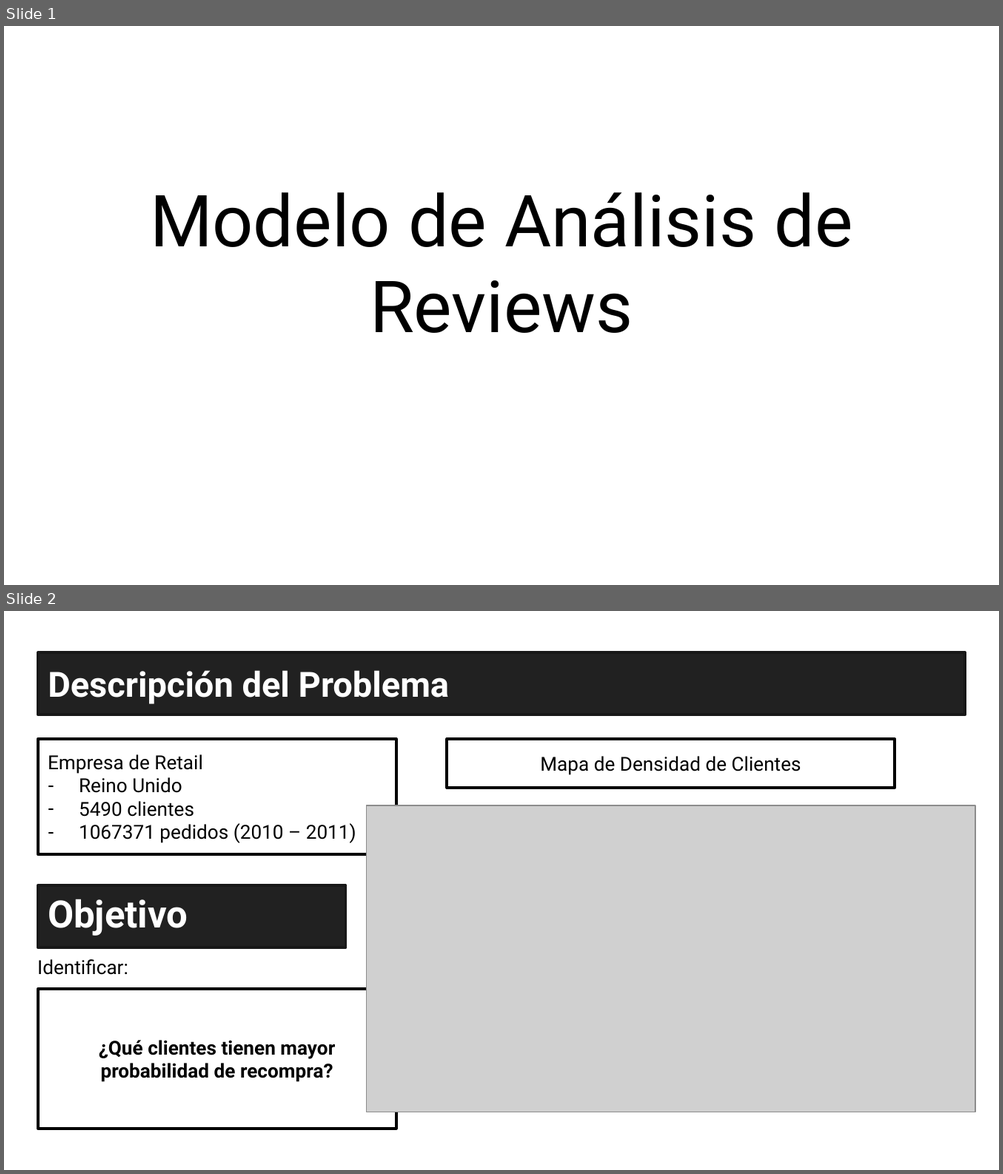
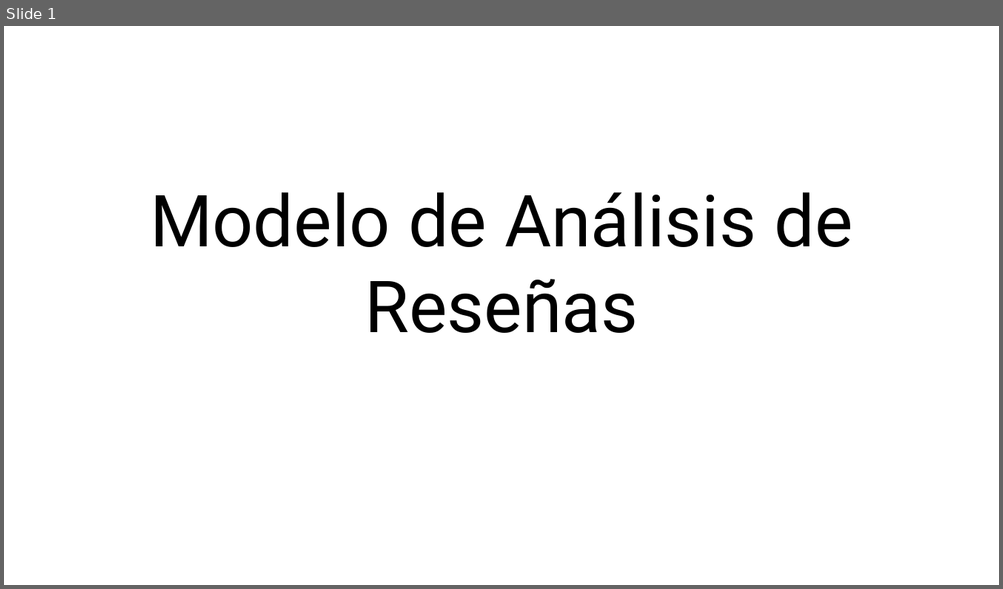
Before and after one commit to EnricPH/Evolve_NLP_Project, a slide deck: recursos/Presentación.pptx. Shown one above the other, each under a label of ours: slides 1 and 2 before the commit, slide 1 after it. The pictures are 1003x1174 and 1003x589 pixels, drawn with LibreOffice and Linux fonts; fonts in the diff are those of the drawing; grey boxes stand for pictures. Boxes give left, top, right and bottom in pixels: in the first picture for what was removed or moved away, otherwise in the second. Text is boxed around its words. In the diff, an @@ line names an element or a change of style, - is before the commit and + after.

```diff
--- a/recursos/Presentación.pptx
+++ b/recursos/Presentación.pptx
@@ slide 2 removed at (4, 611, 999, 1170), background #FFFFFF @@
@@ title removed at (48, 670, 449, 704) @@
-Descripción del Problema
@@ rectangle removed at (38, 739, 396, 854) @@
-Empresa de Retail
-– Reino Unido
-– 5490 clientes
-– 1067371 pedidos (2010 – 2011)
@@ rectangle removed at (447, 739, 894, 788) @@
-Mapa de Densidad de Clientes
@@ picture removed at (366, 806, 975, 1112) @@
@@ rectangle removed at (38, 886, 345, 948) @@
-Objetivo
@@ text removed at (37, 960, 128, 975) @@
-Identificar:
@@ rectangle removed at (38, 989, 396, 1128) @@
-¿Qué clientes tienen mayor probabilidad de recompra?
@@ slide 1 changed as well @@
@@ title at (150, 192, 852, 333): text changed @@
-Modelo de Análisis de Reviews
+Modelo de Análisis de Reseñas
```
Also in this commit, not shown: 1 other slide changed, 6 slides added, 4 other slides removed, 3 other files.
